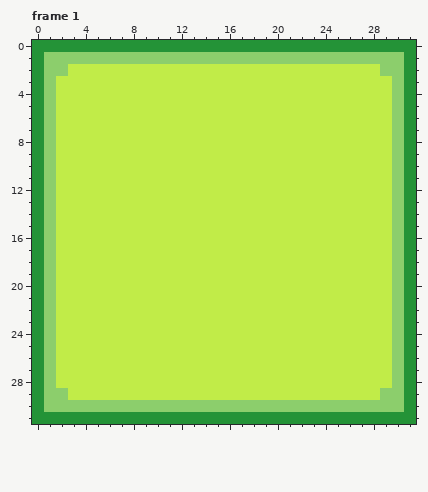
Pixel-art file, stored at Project Games/Project Mini Farm Simulator/Aseprite/basic UI/Background_UI.aseprite. The picture above is the old version.
32x32 pixels, 1 frame. Shown: frame 1. The commit also changed other frames, which this record leaves out.
Now the later version:
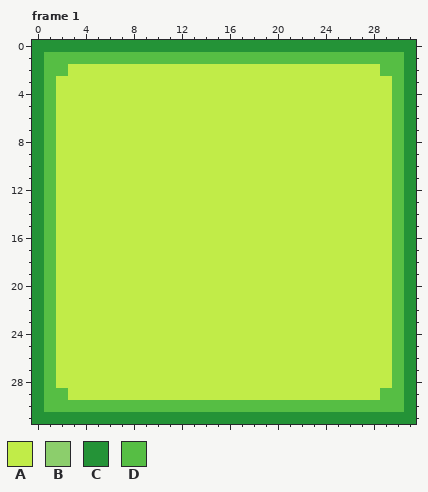
Palette (. is transparent): A #c1ec48  B #8cce6c  C #249337  D #56be44
Edits made:
Frame 1:
Colour B gives way to colour D in row 1 at x 1 to 30; in row 2 at x 1 to 2 and 29 to 30; in rows 3 to 28 at x 1 and 30; in row 29 at x 1 to 2 and 29 to 30; in row 30 at x 1 to 30.
Changed places in both pictures, as pixel boxes (x1, y1, x2, y2):
changed: (44, 52, 404, 412)
